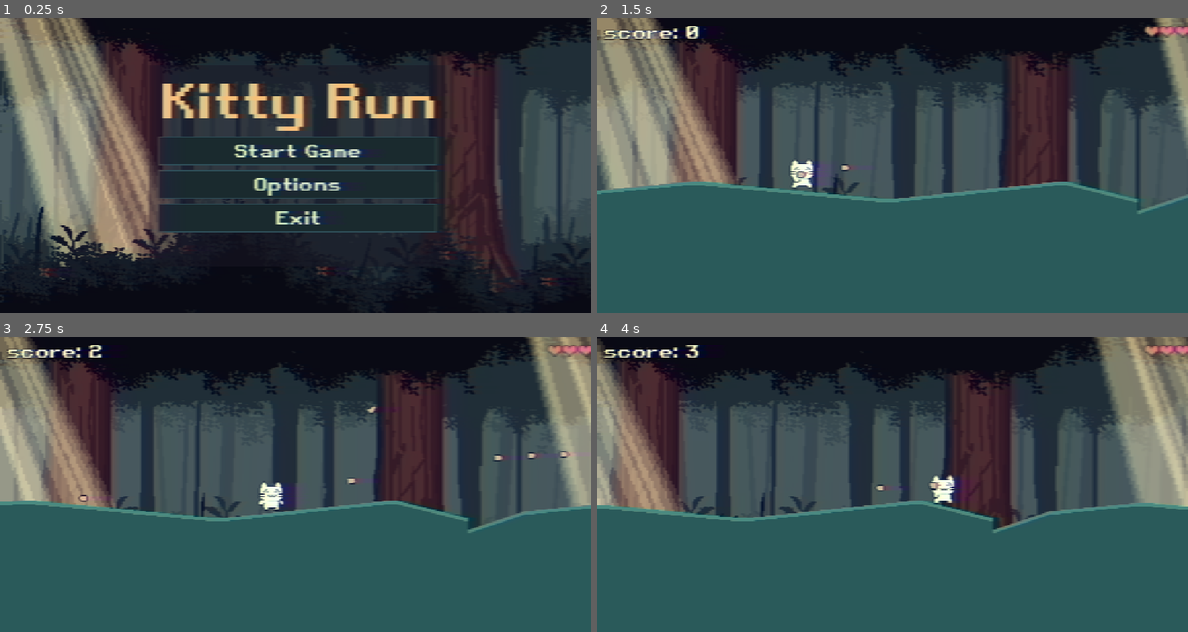
Above: before the commit, frames 1-4 (two rows, left to right).
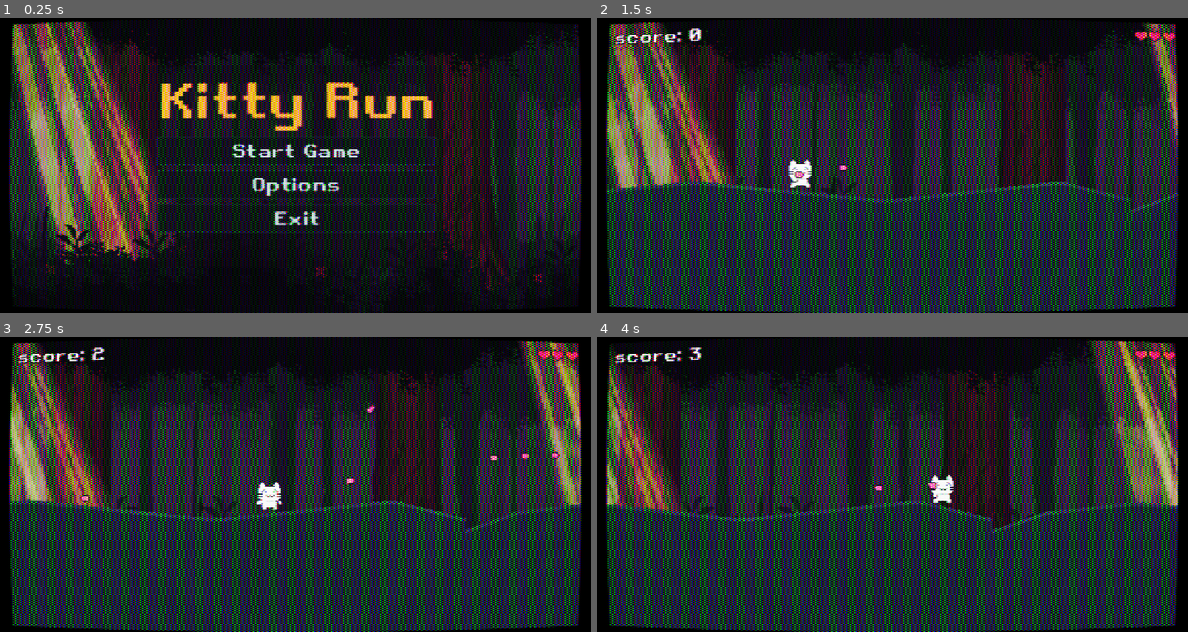
Above: after the commit, the same moments.

Repository: GrumpyRumpus/kitty-run-redux
Game: Godot game, scene res://scenes/main_menu.tscn
The game is run twice, just before and just after one commit, with the same random seed, the same clock (stepped at 60 frames per second) and the same inputs.
Inputs (mouse positions are in pixels of both pictures, inside the frame that each line leads up to):
- Up to frame 1 (0.25 s): no input
- Up to frame 2 (1.5 s): click "Start Game" at 0.5 s; tap Enter at 1.25 s; move the mouse to (1022, 150) at 1.27 s; press the mouse at (1022, 150) at 1.28 s; hold Right (right) from 1.28 s (still down)
- Up to frame 3 (2.75 s): tap Space at 1.52, 1.82 s; release Right (right) at 2 s; release the mouse at (425, 469) at 2 s; drag from (177, 499) to (390, 472) at 2.02 s
- Up to frame 4 (4 s): move the mouse to (951, 419) at 2.77 s; hold Right (right) 2.78-3.5 s; hold Alt 2.78-3.5 s; drag from (862, 543) to (715, 440) at 3.52 s

The runs differ from the first frame. In frame 1, 85% of the frame differs, in the area x 0-100%, y 0-100%; in frame 2, 92%; in frame 3, 92%; in frame 4, 92%.

Commit message:
Replace VHS shader with CRT luminance preservation, add unique IDs and TODO

Diff:
--- a/game.tscn
+++ b/game.tscn
@@ -11,14 +11,19 @@
 [ext_resource type="PackedScene" uid="uid://7snpi3e2fnf3" path="res://scenes/mob_spawner.tscn" id="7_vef74"]
 [ext_resource type="Shader" uid="uid://uugfpnvc1p4n" path="res://scripts/shaders/vhs.gdshader" id="10_hve3p"]
 [ext_resource type="PackedScene" path="res://scenes/pause_menu.tscn" id="11_pause"]
-[ext_resource type="Shader" path="res://scripts/shaders/pixel_transition.gdshader" id="12_transition"]
+[ext_resource type="Shader" uid="uid://cgqsdrlqn5fda" path="res://scripts/shaders/pixel_transition.gdshader" id="12_transition"]
 
 [sub_resource type="ShaderMaterial" id="ShaderMaterial_mfdv2"]
 shader = ExtResource("10_hve3p")
-shader_parameter/wiggle = 0.03
-shader_parameter/wiggle_speed = 25.0
-shader_parameter/smear = 1.0
-shader_parameter/blur_samples = 15
+shader_parameter/mask_type = 1
+shader_parameter/curve = 0.05
+shader_parameter/sharpness = 0.667
+shader_parameter/color_offset = 0.1
+shader_parameter/mask_brightness = 1.0
+shader_parameter/scanline_brightness = 0.95
+shader_parameter/min_scanline_thickness = 0.9
+shader_parameter/aspect = 0.5
+shader_parameter/wobble_strength = 0.0
 
 [sub_resource type="ShaderMaterial" id="ShaderMaterial_transition"]
 shader = ExtResource("12_transition")
@@ -26,52 +31,52 @@
 shader_parameter/min_tiles = 1.0
 shader_parameter/max_tiles = 200.0
 
-[node name="Game" type="Node2D"]
+[node name="Game" type="Node2D" unique_id=1056582785]
 script = ExtResource("1_hve3p")
 
-[node name="World" type="Node2D" parent="."]
+[node name="World" type="Node2D" parent="." unique_id=2109900580]
 
-[node name="Camera2D" type="Camera2D" parent="World"]
+[node name="Camera2D" type="Camera2D" parent="World" unique_id=88293742]
 position = Vector2(256, 128)
 
-[node name="Level" type="Node2D" parent="World" node_paths=PackedStringArray("background", "world_boundary", "grounds", "grounds_two")]
+[node name="Level" type="Node2D" parent="World" unique_id=202946403 node_paths=PackedStringArray("background", "world_boundary", "grounds", "grounds_two")]
 script = ExtResource("1_vef74")
 background = NodePath("Background")
 world_boundary = NodePath("WorldBoundary")
 grounds = NodePath("Grounds")
 grounds_two = NodePath("Grounds2")
 
-[node name="Background" parent="World/Level" instance=ExtResource("1_e2o6t")]
+[node name="Background" parent="World/Level" unique_id=353879924 instance=ExtResource("1_e2o6t")]
 
-[node name="WorldBoundary" parent="World/Level" instance=ExtResource("6_vef74")]
+[node name="WorldBoundary" parent="World/Level" unique_id=467696310 instance=ExtResource("6_vef74")]
 
-[node name="Grounds" parent="World/Level" instance=ExtResource("5_j5wjh")]
+[node name="Grounds" parent="World/Level" unique_id=77255423 instance=ExtResource("5_j5wjh")]
 position = Vector2(0, 200)
 
-[node name="Grounds2" parent="World/Level" instance=ExtResource("5_j5wjh")]
+[node name="Grounds2" parent="World/Level" unique_id=1793875001 instance=ExtResource("5_j5wjh")]
 position = Vector2(512, 200)
 
-[node name="MobSpawner" parent="World/Level" node_paths=PackedStringArray("kitty") instance=ExtResource("7_vef74")]
+[node name="MobSpawner" parent="World/Level" unique_id=1784439654 node_paths=PackedStringArray("kitty") instance=ExtResource("7_vef74")]
 kitty = NodePath("../Kitty")
 
-[node name="Kitty" parent="World/Level" instance=ExtResource("7_j5wjh")]
+[node name="Kitty" parent="World/Level" unique_id=1911403484 instance=ExtResource("7_j5wjh")]
 position = Vector2(168, 64)
 
-[node name="HUD" parent="World" instance=ExtResource("4_fc0e3")]
+[node name="HUD" parent="World" unique_id=26939183 instance=ExtResource("4_fc0e3")]
 
-[node name="Reticle" parent="World" instance=ExtResource("5_eow3j")]
+[node name="Reticle" parent="World" unique_id=684614800 instance=ExtResource("5_eow3j")]
 
-[node name="VHS" type="CanvasLayer" parent="World"]
+[node name="VHS" type="CanvasLayer" parent="World" unique_id=1711135163]
 
-[node name="ColorRect" type="ColorRect" parent="World/VHS"]
+[node name="ColorRect" type="ColorRect" parent="World/VHS" unique_id=1619936178]
 material = SubResource("ShaderMaterial_mfdv2")
 offset_right = 512.0
 offset_bottom = 256.0
 
-[node name="GameOverLayer" type="CanvasLayer" parent="."]
+[node name="GameOverLayer" type="CanvasLayer" parent="." unique_id=654141363]
 process_mode = 3
 
-[node name="DimRect" type="ColorRect" parent="GameOverLayer"]
+[node name="DimRect" type="ColorRect" parent="GameOverLayer" unique_id=70090012]
 anchors_preset = 15
 anchor_right = 1.0
 anchor_bottom = 1.0
@@ -79,63 +84,62 @@
 grow_vertical = 2
 color = Color(0, 0, 0, 1)
 
-[node name="CenterContainer" type="CenterContainer" parent="GameOverLayer"]
+[node name="CenterContainer" type="CenterContainer" parent="GameOverLayer" unique_id=1150839536]
 anchors_preset = 15
 anchor_right = 1.0
 anchor_bottom = 1.0
 grow_horizontal = 2
 grow_vertical = 2
 
-[node name="VBoxContainer" type="VBoxContainer" parent="GameOverLayer/CenterContainer"]
+[node name="VBoxContainer" type="VBoxContainer" parent="GameOverLayer/CenterContainer" unique_id=1823940227]
 layout_mode = 2
 theme_override_constants/separation = 8
 alignment = 1
 
-[node name="GameOverLabel" type="Label" parent="GameOverLayer/CenterContainer/VBoxContainer"]
+[node name="GameOverLabel" type="Label" parent="GameOverLayer/CenterContainer/VBoxContainer" unique_id=1568957457]
 layout_mode = 2
 theme_override_colors/font_color = Color(0.965, 0.757, 0.467, 1)
 theme_override_font_sizes/font_size = 24
 text = "GAME OVER"
 horizontal_alignment = 1
 
-[node name="ScoreLabel" type="Label" parent="GameOverLayer/CenterContainer/VBoxContainer"]
+[node name="ScoreLabel" type="Label" parent="GameOverLayer/CenterContainer/VBoxContainer" unique_id=1952687290]
 layout_mode = 2
 text = "score: 0"
 horizontal_alignment = 1
 
-[node name="HighScoreLabel" type="Label" parent="GameOverLayer/CenterContainer/VBoxContainer"]
+[node name="HighScoreLabel" type="Label" parent="GameOverLayer/CenterContainer/VBoxContainer" unique_id=2110078654]
 layout_mode = 2
 theme_override_colors/font_color = Color(0.965, 0.757, 0.467, 1)
-text = ""
 horizontal_alignment = 1
 
-[node name="Spacer" type="Control" parent="GameOverLayer/CenterContainer/VBoxContainer"]
+[node name="Spacer" type="Control" parent="GameOverLayer/CenterContainer/VBoxContainer" unique_id=164031587]
+custom_minimum_size = Vector2(0, 8)
 layout_mode = 2
-custom_minimum_size = Vector2(0, 8)
 
-[node name="RestartButton" type="Button" parent="GameOverLayer/CenterContainer/VBoxContainer"]
+[node name="RestartButton" type="Button" parent="GameOverLayer/CenterContainer/VBoxContainer" unique_id=1011416371]
 layout_mode = 2
 size_flags_horizontal = 3
 text = "Restart"
 
-[node name="QuitButton" type="Button" parent="GameOverLayer/CenterContainer/VBoxContainer"]
+[node name="QuitButton" type="Button" parent="GameOverLayer/CenterContainer/VBoxContainer" unique_id=1561137284]
 layout_mode = 2
 size_flags_horizontal = 3
 text = "Quit"
 
-[node name="TransitionLayer" type="CanvasLayer" parent="."]
+[node name="TransitionLayer" type="CanvasLayer" parent="." unique_id=1706072936]
 process_mode = 3
 layer = 10
 visible = false
 
-[node name="ColorRect" type="ColorRect" parent="TransitionLayer"]
+[node name="ColorRect" type="ColorRect" parent="TransitionLayer" unique_id=815867489]
 material = SubResource("ShaderMaterial_transition")
 offset_right = 512.0
 offset_bottom = 256.0
 
-[node name="PauseMenu" parent="." instance=ExtResource("11_pause")]
+[node name="PauseMenu" parent="." unique_id=1058544312 instance=ExtResource("11_pause")]
 
+[connection signal="fall_down" from="World/Level/WorldBoundary" to="World/Level/Kitty" method="_on_world_boundary_fall_down"]
 [connection signal="game_over" from="World/Level/Kitty" to="." method="_on_kitty_game_over"]
-[connection signal="fall_down" from="World/Level/WorldBoundary" to="World/Level/Kitty" method="_on_world_boundary_fall_down"]
 [connection signal="pressed" from="GameOverLayer/CenterContainer/VBoxContainer/RestartButton" to="." method="_on_restart_pressed"]
 [connection signal="pressed" from="GameOverLayer/CenterContainer/VBoxContainer/QuitButton" to="." method="_on_quit_pressed"]
--- a/scenes/main_menu.tscn
+++ b/scenes/main_menu.tscn
@@ -7,10 +7,15 @@
 
 [sub_resource type="ShaderMaterial" id="ShaderMaterial_vhs"]
 shader = ExtResource("4_vhs")
-shader_parameter/wiggle = 0.03
-shader_parameter/wiggle_speed = 25.0
-shader_parameter/smear = 1.0
-shader_parameter/blur_samples = 15
+shader_parameter/mask_type = 1
+shader_parameter/curve = 0.05
+shader_parameter/sharpness = 0.667
+shader_parameter/color_offset = 0.1
+shader_parameter/mask_brightness = 1.0
+shader_parameter/scanline_brightness = 0.95
+shader_parameter/min_scanline_thickness = 0.9
+shader_parameter/aspect = 0.5
+shader_parameter/wobble_strength = 0.0
 
 [node name="MainMenu" type="Control"]
 layout_mode = 3
--- a/scenes/options.tscn
+++ b/scenes/options.tscn
@@ -97,7 +97,7 @@
 
 [node name="VHSLabel" type="Label" parent="MarginContainer/VBoxContainer/TabContainer/Video"]
 layout_mode = 2
-text = "VHS Filter"
+text = "CRT Filter"
 
 [node name="VHSCheckBox" type="CheckBox" parent="MarginContainer/VBoxContainer/TabContainer/Video"]
 layout_mode = 2
--- a/scripts/shaders/vhs.gdshader
+++ b/scripts/shaders/vhs.gdshader
@@ -1,98 +1,221 @@
+// CRT Shader by Harrison Allen
+// V4
+
 shader_type canvas_item;
 
-group_uniforms Wiggle;
-uniform float wiggle : hint_range(0.0, 1.5, 0.01) = 0.03;
-uniform float wiggle_speed : hint_range(0.0, 100.0, 1.0) = 25;
-group_uniforms Smear;
-uniform float smear : hint_range(0.0, 2.0) = 1.0;
-
-uniform sampler2D Source : hint_screen_texture, filter_linear_mipmap, repeat_disable;
-
-group_uniforms Blur;
-uniform int blur_samples : hint_range(3, 15, 1) = 15;
-
-float onOff(float a, float b, float c, float framecount) {
-    return step(c, sin((framecount * 0.001) + a * cos((framecount * 0.001) * b)));
-}
-
-vec2 jumpy(vec2 uv, float framecount) {
-    vec2 look = uv;
-    float window = 1.0 / (1.0 + 80.0 * (look.y - mod(framecount / 4.0, 1.0)) * (look.y - mod(framecount / 4.0, 1.0)));
-    look.x += 0.05 * sin(look.y * 10.0 + framecount) / 20.0 * onOff(4.0, 4.0, 0.3, framecount) * (0.5 + cos(framecount * 20.0)) * window;
-    float vShift = (0.1 * wiggle) * 0.4 * onOff(2.0, 3.0, 0.9, framecount) * (sin(framecount) * sin(framecount * 20.0) + (0.5 + 0.1 * sin(framecount * 200.0) * cos(framecount)));
-    look.y = mod(look.y - 0.01 * vShift, 1.0);
-    return look;
-}
-
-vec2 Circle(float Start, float Points, float Point) {
-    float Rad = (3.141592 * 2.0 * (1.0 / Points)) * (Point + Start);
-    return vec2(-(.3 + Rad), cos(Rad));
-}
-
-vec3 rgb2yiq(vec3 c) {
-    return vec3(
-        (0.2989 * c.x + 0.5959 * c.y + 0.2115 * c.z),
-        (0.5870 * c.x - 0.2744 * c.y - 0.5229 * c.z),
-        (0.1140 * c.x - 0.3216 * c.y + 0.3114 * c.z)
-    );
-}
-
-vec3 yiq2rgb(vec3 c) {
-    return vec3(
-        (1.0 * c.x + 1.0 * c.y + 1.0 * c.z),
-        (0.956 * c.x - 0.2720 * c.y - 1.1060 * c.z),
-        (0.6210 * c.x - 0.6474 * c.y + 1.7046 * c.z)
-    );
-}
-
-vec3 Blur(vec2 uv, float d, int samples) {
-    vec3 sum = vec3(0.0);
-    float W = 1.0 / float(samples);
-    for (int i = 0; i < samples; ++i) {
-        float t = (sin(TIME * 5.0 + uv.y * 5.0)) / 10.0;
-
-        t = 0.0;
-        vec2 PixelOffset = vec2(d + 0.0005 * t, 0);
-
-        float Start = 2.0 / float(samples);
-        vec2 Scale = 0.66 * 4.0 * 2.0 * PixelOffset.xy;
-
-        vec3 N = texture(Source, uv + Circle(Start, float(samples), float(i)) * Scale).rgb;
-        sum += N * W;
-    }
-    return sum;
-}
-
-void fragment() {
-    vec2 uv = UV;
-
-    float d=0.1-round(mod(TIME/3.0,1.0))*.1;;
-    uv = jumpy(uv, mod(TIME * wiggle_speed, 7.0));
-
-    float s = 0.0001 * -d + 0.0001 * wiggle *(sin(TIME * wiggle_speed));
-    float e = min(.30,pow(max(0.0,cos(uv.y*4.0+.3)-.75)*(s+0.5)*1.0,3.0))*25.0;
-    float r = (250.0*(2.0*s));
-    uv.x += abs(r*pow(min(.003,(-uv.y+(.01*mod(TIME, 5.0))))*3.0,2.0)) * wiggle;
-
-    d = 0.051+abs(sin(s/4.0));
-    float c = max(0.0001,.002*d) * smear;
-    vec4 final;
-
-    final.rgb = Blur(uv, c + c * uv.x, blur_samples);
-    float y = rgb2yiq(final.rgb).r;
-
-    uv.x += 0.01 * d;
-    c *= 6.0;
-    final.rgb = Blur(uv, c, blur_samples);
-    float i = rgb2yiq(final.rgb).g;
-
-    uv.x += 0.005 * d;
-    c *= 2.50;
-    final.rgb = Blur(uv, c, blur_samples);
-    float q = rgb2yiq(final.rgb).b;
-    final.rgb = yiq2rgb(vec3(y, i, q)) - pow(s + e * 2.0, 3.0);
-
-    final.a = 1.0;
-
-    COLOR = final;
-}
+uniform sampler2D tex: hint_screen_texture, filter_linear;
+
+uniform int mask_type : hint_enum(
+	"Dots:1",
+	"Aperture Grille:2",
+	"Wide Grille:3",
+	"Wide Soft Grille:4",
+	"Slot Mask:5",
+	"Null:0") = 1;
+
+uniform float curve : hint_range(0.0, 0.5) = 0.0;
+uniform float sharpness : hint_range(0.5, 1.0) = 0.6666666666666666666666666667;
+uniform float color_offset : hint_range(-0.5, 0.5) = 0.0;
+uniform float mask_brightness : hint_range(0, 1) = 1.0;
+uniform float scanline_brightness : hint_range(0.5, 1.0) = 0.95;
+uniform float min_scanline_thickness : hint_range(0.25, 1.0) = 0.9;
+uniform float aspect : hint_range(0.5, 1.0) = 0.5;
+uniform float wobble_strength : hint_range(0.0, 1.0) = 0.0;
+
+varying flat float wobble;
+
+void vertex()
+{
+	wobble = cos(TIME * TAU * 15.0) * wobble_strength / 8192.0;
+}
+
+vec2 warp(vec2 uv, float _aspect, float _curve)
+{
+	uv -= 0.5;
+	uv.x /= _aspect;
+	float warping = dot(uv, uv) * _curve;
+	warping -= _curve * 0.25;
+	uv /= 1.0 - warping;
+	uv.x *= _aspect;
+	uv += 0.5;
+	return uv;
+}
+
+vec3 linear_to_srgb(vec3 col)
+{
+	return mix(
+		(pow(col, vec3(1.0 / 2.4)) * 1.055) - 0.055,
+		col * 12.92,
+		lessThan(col, vec3(0.0031318))
+	);
+}
+
+vec3 srgb_to_linear(vec3 col)
+{
+	return mix(
+		pow((col + 0.055) / 1.055, vec3(2.4)),
+		col / 12.92,
+		lessThan(col, vec3(0.04045))
+	);
+}
+
+vec3 scanlines(vec2 uv)
+{
+	uv *= vec2(textureSize(tex, 0));
+
+	int y = int(uv.y + 0.5) - 1;
+	float x = floor(uv.x);
+
+	float ax = x - 2.0;
+	float bx = x - 1.0;
+	float cx = x;
+	float dx = x + 1.0;
+	float ex = x + 2.0;
+
+	vec3 upper_a = texelFetch(tex, ivec2(int(ax), y), 0).rgb;
+	vec3 upper_b = texelFetch(tex, ivec2(int(bx), y), 0).rgb;
+	vec3 upper_c = texelFetch(tex, ivec2(int(cx), y), 0).rgb;
+	vec3 upper_d = texelFetch(tex, ivec2(int(dx), y), 0).rgb;
+	vec3 upper_e = texelFetch(tex, ivec2(int(ex), y), 0).rgb;
+
+	y += 1;
+
+	vec3 lower_a = texelFetch(tex, ivec2(int(ax), y), 0).rgb;
+	vec3 lower_b = texelFetch(tex, ivec2(int(bx), y), 0).rgb;
+	vec3 lower_c = texelFetch(tex, ivec2(int(cx), y), 0).rgb;
+	vec3 lower_d = texelFetch(tex, ivec2(int(dx), y), 0).rgb;
+	vec3 lower_e = texelFetch(tex, ivec2(int(ex), y), 0).rgb;
+
+	upper_a = srgb_to_linear(upper_a);
+	upper_b = srgb_to_linear(upper_b);
+	upper_c = srgb_to_linear(upper_c);
+	upper_d = srgb_to_linear(upper_d);
+	upper_e = srgb_to_linear(upper_e);
+
+	lower_a = srgb_to_linear(lower_a);
+	lower_b = srgb_to_linear(lower_b);
+	lower_c = srgb_to_linear(lower_c);
+	lower_d = srgb_to_linear(lower_d);
+	lower_e = srgb_to_linear(lower_e);
+
+	vec3 beam = vec3(uv.x - 0.5);
+	beam.r -= color_offset;
+	beam.b += color_offset;
+
+	vec3 weight_a = smoothstep(1, 0, (beam - ax) * sharpness);
+	vec3 weight_b = smoothstep(1, 0, (beam - bx) * sharpness);
+	vec3 weight_c = smoothstep(1, 0, abs(beam - cx) * sharpness);
+	vec3 weight_d = smoothstep(1, 0, (dx - beam) * sharpness);
+	vec3 weight_e = smoothstep(1, 0, (ex - beam) * sharpness);
+
+	vec3 upper_col = vec3(
+		upper_a * weight_a +
+		upper_b * weight_b +
+		upper_c * weight_c +
+		upper_d * weight_d +
+		upper_e * weight_e
+	);
+
+	vec3 lower_col = vec3(
+		lower_a * weight_a +
+		lower_b * weight_b +
+		lower_c * weight_c +
+		lower_d * weight_d +
+		lower_e * weight_e
+	);
+
+	vec3 weight_scaler = vec3(1.0) / (weight_a + weight_b + weight_c + weight_d + weight_e);
+
+	upper_col *= weight_scaler;
+	lower_col *= weight_scaler;
+
+	upper_col *= scanline_brightness;
+	lower_col *= scanline_brightness;
+
+	vec3 upper_thickness = mix(vec3(min_scanline_thickness), vec3(1.0), upper_col);
+	vec3 lower_thickness = mix(vec3(min_scanline_thickness), vec3(1.0), lower_col);
+
+	float sawtooth = (uv.y + 0.5) - float(y);
+
+	vec3 upper_line = vec3(sawtooth) / upper_thickness;
+	upper_line = smoothstep(1.0, 0.0, upper_line);
+
+	vec3 lower_line = vec3(1.0 - sawtooth) / lower_thickness;
+	lower_line = smoothstep(1.0, 0.0, lower_line);
+
+	upper_line *= upper_col / upper_thickness;
+	lower_line *= lower_col / lower_thickness;
+
+	return upper_line + lower_line;
+}
+
+vec4 generate_mask(vec2 fragcoord)
+{
+	switch (mask_type)
+	{
+		case 1: // Dots
+			const vec3 pattern[] = {vec3(1,0,0), vec3(0,1,0), vec3(0,0,1), vec3(0,0,0)};
+			ivec2 icoords = ivec2(fragcoord);
+			return vec4(pattern[(icoords.y * 2 + icoords.x) % 4], 0.25);
+
+		case 2: // Grille
+			const vec3 pattern[] = {vec3(0,1,0), vec3(1,0,1)};
+			return vec4(pattern[int(fragcoord.x) % 2], 0.5);
+
+		case 3: // Wide grille
+			const vec3 pattern[] = {
+				vec3(1,0,0), vec3(0,1,0), vec3(0,0,1), vec3(0,0,0)};
+			return vec4(pattern[int(fragcoord.x) % 4], 0.25);
+
+		case 4: // Grille wide soft
+			const vec3 pattern[] = {
+				vec3(1.0,0.125,0.0),
+				vec3(0.125,1.0,0.125),
+				vec3(0.0,0.125,1.0),
+				vec3(0.125,0.0,0.125)};
+			return vec4(pattern[int(fragcoord.x) % 4], 0.3125);
+
+		case 5: // Slotmask
+			const vec3 pattern[] = {
+				vec3(1,0,1), vec3(0,1,0), vec3(1,0,1), vec3(0,1,0),
+				vec3(0,0,1), vec3(0,1,0), vec3(1,0,0), vec3(0,0,0),
+				vec3(1,0,1), vec3(0,1,0), vec3(1,0,1), vec3(0,1,0),
+				vec3(1,0,0), vec3(0,0,0), vec3(0,0,1), vec3(0,1,0)
+			};
+			ivec2 icoords = ivec2(fragcoord) % 4;
+			return vec4(pattern[icoords.y * 4 + icoords.x], 0.375);
+
+		default:
+			return vec4(0.5);
+	}
+}
+
+vec3 mask(vec3 linear_color, vec2 fragcoord)
+{
+	vec4 mask = generate_mask(fragcoord);
+
+	linear_color *= mix(mask.w, 1.0, mask_brightness);
+
+	vec3 target_color = linear_color / mask.w;
+	vec3 primary_col = clamp(target_color, 0.0, 1.0);
+
+	vec3 highlights = target_color - primary_col;
+	highlights /= 1.0 / mask.w - 1.0;
+
+	primary_col *= mask.rgb;
+	primary_col += highlights * (1.0 - mask.rgb);
+
+	return primary_col;
+}
+
+void fragment()
+{
+	vec2 warped_coords = warp(UV, aspect, curve);
+	warped_coords.x += wobble;
+
+	vec3 col = scanlines(warped_coords);
+	col = mask(col, FRAGCOORD.xy);
+	col = linear_to_srgb(col);
+
+	COLOR.rgb = col;
+}
Not shown: 1 places in game.tscn that only renumber resources
Not shown, changed: CREDITS
Not shown, added: TODO.md
